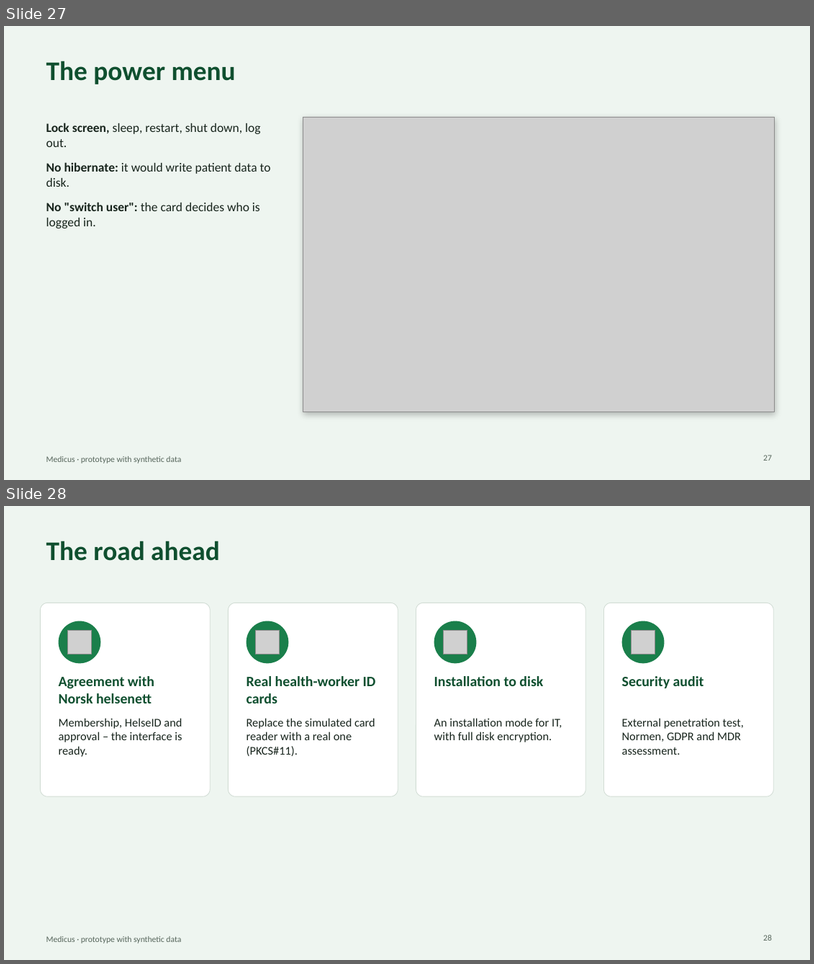
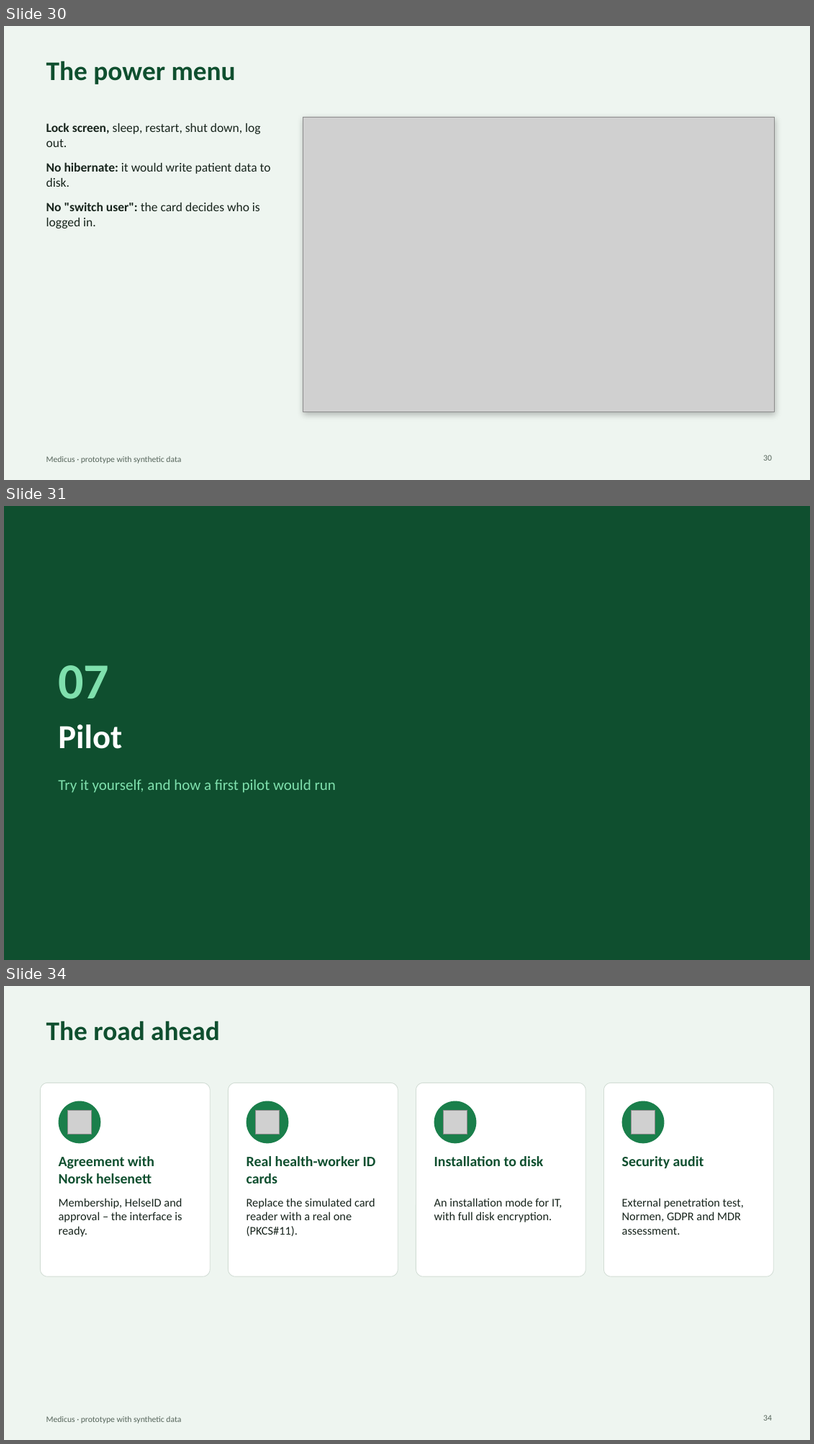
Before and after one commit to MusaMiyamoto/Medicus, a slide deck: docs/Medicus-presentation-en.pptx. Shown one above the other, each under a label of ours: slides 27 and 28 before the commit, slides 30, 31 and 34 after it; the slides between them are not shown. The pictures are 814x964 and 814x1444 pixels, drawn with LibreOffice and Linux fonts; fonts in the diff are those of the drawing; grey boxes stand for pictures. Boxes give left, top, right and bottom in pixels: in the first picture for what was removed or moved away, otherwise in the second. Text is boxed around its words. In the diff, an @@ line names an element or a change of style, - is before the commit and + after.

```diff
--- a/docs/Medicus-presentation-en.pptx
+++ b/docs/Medicus-presentation-en.pptx
@@ slide 31 added at <box>4,506,810,960</box>, background #0F4F2F @@
@@ text added at <box>58,665,109,699</box>, 60 pt, text #7FE0AD, bold @@
+07
@@ title added at <box>58,724,122,749</box>, 40 pt, text #FFFFFF, bold @@
+Pilot
@@ text added at <box>58,779,336,793</box>, 18 pt, text #7FE0AD @@
+Try it yourself, and how a first pilot would run
@@ what was slide 27 is now slide 30 @@
@@ page number at <box>764,454,772,460</box>: text changed @@
-27
+30
@@ what was slide 28 is now slide 34 @@
@@ page number at <box>764,1414,772,1420</box>: text changed @@
-28
+34
```
Also in this commit, not shown: 3 slides changed, 5 other slides added, 3 other files.
